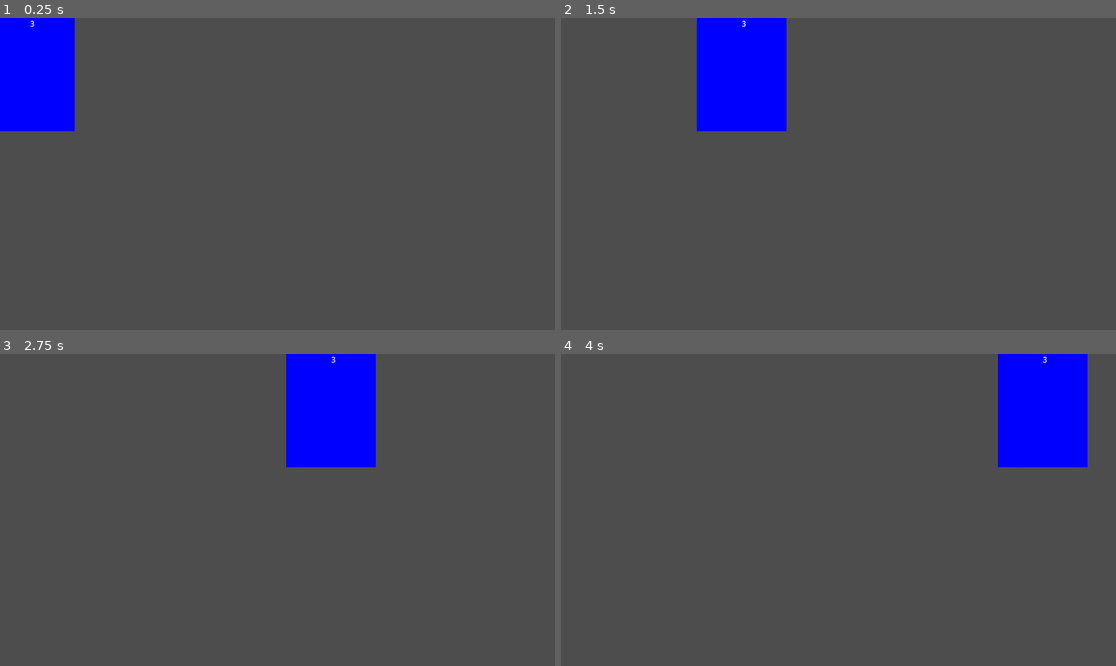
Above: before the commit, frames 1-4 (two rows, left to right).
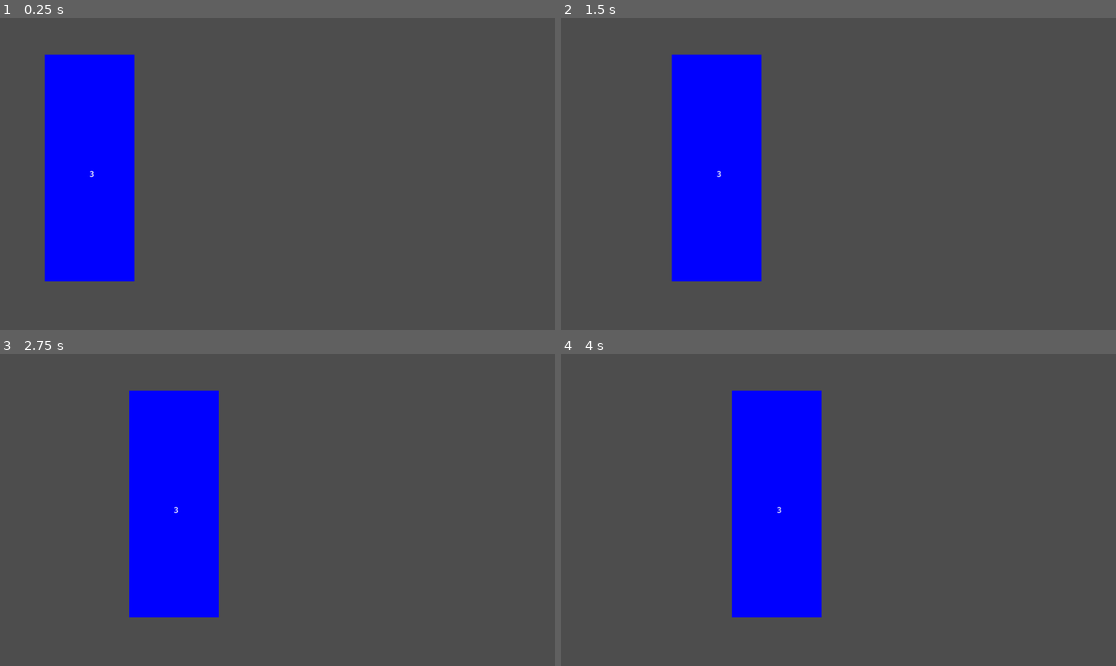
Above: after the commit, the same moments.

Repository: keenas7/boxingJack
Game: Godot game, scene res://Scenes/Player.tscn
Same seed, same stepped clock (60 frames per second), same inputs: the game is played once before the commit and once after it. The project has no main scene, so this scene is started directly.
Inputs:
- Up to frame 1 (0.25 s): no input
- Up to frame 2 (1.5 s): hold D (MoveRight) 0.53-1.28 s; hold Space (Jump, bound only after the commit) 0.53-1.28 s; hold Left (MoveLeft) from 1.28 s (still down); tap Space (Jump, bound only after the commit) at 1.35 s
- Up to frame 3 (2.75 s): tap Space (Jump, bound only after the commit) at 1.52, 1.82 s; release Left (MoveLeft) at 2.03 s; hold D (MoveRight) from 2.03 s (still down); hold Space (Jump, bound only after the commit) from 2.03 s (still down)
- Up to frame 4 (4 s): release Space (Jump, bound only after the commit) at 2.78 s; tap Space (Jump, bound only after the commit) at 2.85, 3.02, 3.32 s; release D (MoveRight) at 3.53 s; hold Left (MoveLeft) from 3.53 s (still down); hold Space (Jump, bound only after the commit) from 3.53 s (still down)

The runs differ from the first frame. In frame 1, 14% of the frame differs, in the area x 0-25%, y 0-85%; in frame 2, 12%; in frame 3, 18%, in the area x 23-68%, y 0-85%; in frame 4, 18%.

Commit message:
Implemented the sprite animations and jumping

Diff:
--- /dev/null
+++ b/boxing-jack/Scenes/Phys_Player.tscn
@@ -0,0 +1,53 @@
+[gd_scene format=3 uid="uid://baegl7v5j2gie"]
+
+[ext_resource type="Script" uid="uid://dusfps03lq68f" path="res://Scripts/Player/newPlayer.gd" id="1_vj2ee"]
+[ext_resource type="Texture2D" uid="uid://dhcfv41d8j8r0" path="res://Sprites/PlayerSprites/Idle pngs/Idle animation1.png" id="2_cgqai"]
+[ext_resource type="Texture2D" uid="uid://knpf1r1046d6" path="res://Sprites/PlayerSprites/Idle pngs/Idle animation2.png" id="3_rkh4a"]
+[ext_resource type="Texture2D" uid="uid://dhsklfydm8q14" path="res://Sprites/PlayerSprites/Idle pngs/Idle animation3.png" id="4_1v778"]
+[ext_resource type="Texture2D" uid="uid://c5o8hxxqi5f6b" path="res://Sprites/PlayerSprites/Idle pngs/Idle animation4.png" id="5_pwyuo"]
+
+[sub_resource type="RectangleShape2D" id="RectangleShape2D_efk68"]
+size = Vector2(109, 160)
+
+[sub_resource type="SpriteFrames" id="SpriteFrames_efk68"]
+animations = [{
+"frames": [{
+"duration": 1.0,
+"texture": ExtResource("2_cgqai")
+}, {
+"duration": 1.0,
+"texture": ExtResource("3_rkh4a")
+}, {
+"duration": 1.0,
+"texture": ExtResource("4_1v778")
+}, {
+"duration": 1.0,
+"texture": ExtResource("5_pwyuo")
+}],
+"loop": true,
+"name": &"Idle",
+"speed": 5.0
+}]
+
+[node name="Phys_Player" type="RigidBody2D" unique_id=1191244919]
+position = Vector2(305, 271)
+gravity_scale = 0.0
+script = ExtResource("1_vj2ee")
+metadata/_edit_group_ = true
+
+[node name="CollisionShape2D" type="CollisionShape2D" parent="." unique_id=14378353]
+position = Vector2(-1.5, 78)
+shape = SubResource("RectangleShape2D_efk68")
+
+[node name="AnimatedSprite2D" type="AnimatedSprite2D" parent="." unique_id=1755206190]
+scale = Vector2(5, 5)
+sprite_frames = SubResource("SpriteFrames_efk68")
+animation = &"Idle"
+
+[node name="Health" type="Label" parent="." unique_id=983270849]
+offset_left = -28.0
+offset_top = -65.0
+offset_right = 40.0
+offset_bottom = -41.0
+text = "3"
+horizontal_alignment = 1
--- a/boxing-jack/Scenes/Player.tscn
+++ b/boxing-jack/Scenes/Player.tscn
@@ -9,7 +9,10 @@
 [sub_resource type="SpriteFrames" id="SpriteFrames_gntrk"]
 
 [node name="Area2D" type="Area2D" unique_id=1991289627]
+position = Vector2(186, 312)
+disable_mode = 2
 script = ExtResource("1_kyqiw")
+metadata/_edit_group_ = true
 
 [node name="CollisionShape2D" type="CollisionShape2D" parent="." unique_id=741088183]
 position = Vector2(-0.5, 1)
--- /dev/null
+++ b/boxing-jack/Scripts/Player/newPlayer.gd
@@ -0,0 +1,86 @@
+extends RigidBody2D
+
+const MAX_SPEED = 250
+
+@export var health = 3
+@export var speed = 0
+@export var accel = 400
+@export var jumpVel = -250
+var healthLabel
+var anim
+
+# Called when the node enters the scene tree for the first time.
+func _ready() -> void:
+	healthLabel = $Health
+	healthLabel.text = str(health)
+	anim = $AnimatedSprite2D
+	anim.animation = "Idle"
+	anim.play()
+
+
+# Called every frame. 'delta' is the elapsed time since the previous frame.
+func _process(delta: float) -> void:
+	pass
+
+func _physics_process(delta: float) -> void:
+	move(delta)
+	jump(delta)
+
+############MOVEMENT FUNCTIONS#################
+func move(delta: float) -> void:
+	var moveDir = Input.get_axis("MoveLeft","MoveRight")
+
+	#More complex movement, commented out for now
+	if (moveDir != 0):
+
+		#If the player chooses a direction that is opposite to their current speed
+		# then the player will "slide stop" and start moving in the opposite direction
+		# with their initial speed being a quarter of what it currently was
+		if ((moveDir < 0 && linear_velocity.x > 0)||(moveDir > 0 && linear_velocity.x < 0)):
+			linear_velocity.x = (linear_velocity.x/4)*-1
+
+		#Check to see if the player has exceeded their max speed
+		if (abs(linear_velocity.x) < MAX_SPEED):
+			linear_velocity.x += accel * moveDir * delta
+		else:
+			linear_velocity.x = MAX_SPEED * moveDir
+	else:
+		#This makes the player slow down, and prevents them from "jittering"
+		# when their speed reaches 0, as the constant addition and
+		# subtraction of the speed will cause it to go above and below 0
+		# but never rarely reach it
+		#The formula stops the player once their speed is below 10%
+		# of their acceleration, in order to account for higher acceleration
+		if (linear_velocity.x > accel*0.1):
+			linear_velocity.x -= accel*2 * delta
+		elif (linear_velocity.x < accel*-0.1):
+			linear_velocity.x += accel*2 * delta
+		else:
+			linear_velocity.x = 0
+
+
+	moveAnimate(delta,moveDir)
+	#linear_velocity.x = MAX_SPEED * moveDir
+
+func jump(delta):
+	#Add a "is_grounded" check
+	if (Input.is_action_pressed("Jump")):
+		linear_velocity.y = jumpVel
+####################################################
+
+###########ANIMATION FUNCTIONS######################
+func moveAnimate(delta, moveDir):
+	#This will be how we control the different animations for movement
+	if (moveDir != 0):
+		#Here as a placeholder
+		#anim.animation = "Walk"
+
+		#This is to ensure that the player will be facing the direction they were going
+		# when they stop walking
+		if (moveDir < 0):
+			anim.flip_h = true
+		elif (moveDir > 0):
+			anim.flip_h = false
+	else:
+		anim.animation = "Idle"
+##################################################
--- a/boxing-jack/Scripts/Player/player.gd
+++ b/boxing-jack/Scripts/Player/player.gd
@@ -53,4 +53,4 @@
 			speed = 0
 	position.x += speed * delta
 	'''
-	position.x += MAX_SPEED * delta
+	position.x += MAX_SPEED * delta * moveDir
--- a/boxing-jack/project.godot
+++ b/boxing-jack/project.godot
@@ -30,7 +30,8 @@
 }
 Jump={
 "deadzone": 0.2,
-"events": []
+"events": [Object(InputEventKey,"resource_local_to_scene":false,"resource_name":"","device":-1,"window_id":0,"alt_pressed":false,"shift_pressed":false,"ctrl_pressed":false,"meta_pressed":false,"pressed":false,"keycode":0,"physical_keycode":32,"key_label":0,"unicode":32,"location":0,"echo":false,"script":null)
+]
 }
 
 [physics]
Not shown, added: boxing-jack/Scripts/Player/newPlayer.gd.uid
Not shown, added: boxing-jack/Scenes/Phys_Player.tscn323255961.tmp
Not shown, added: boxing-jack/Scenes/Phys_Player.tscn332705236.tmp
